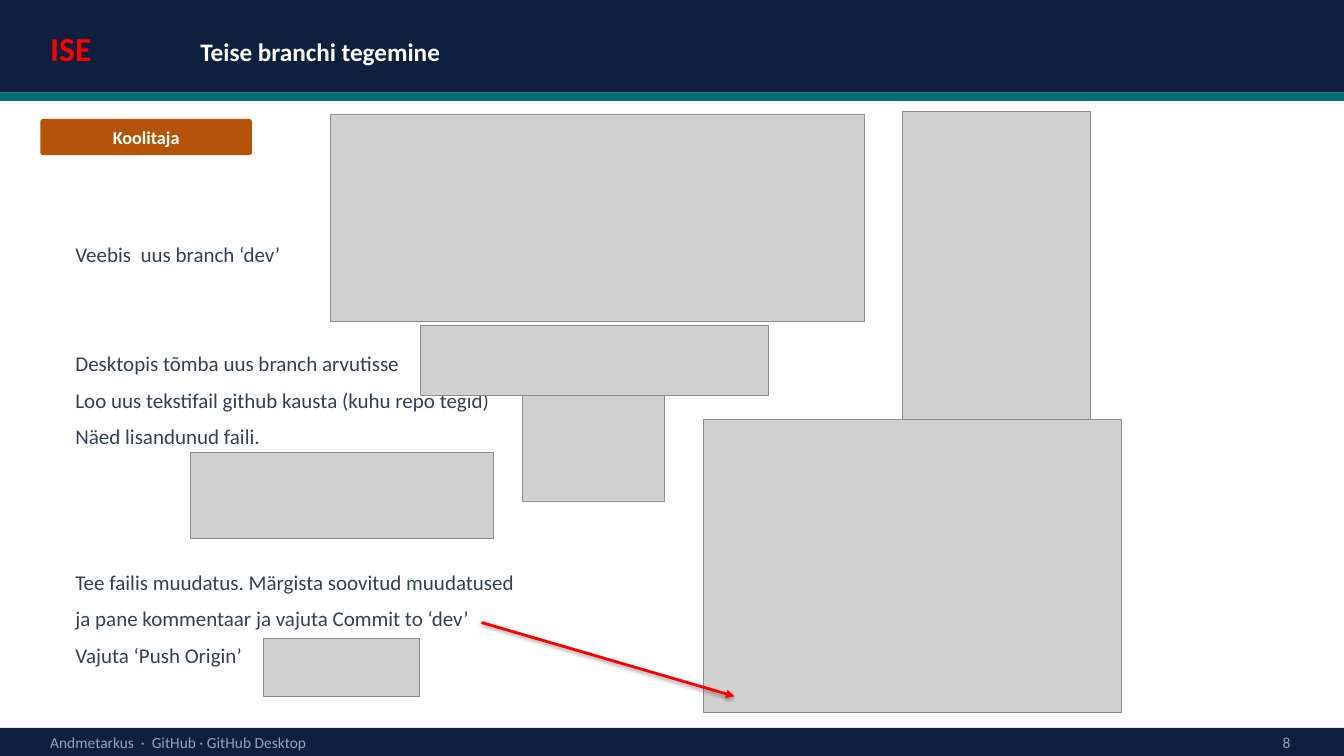
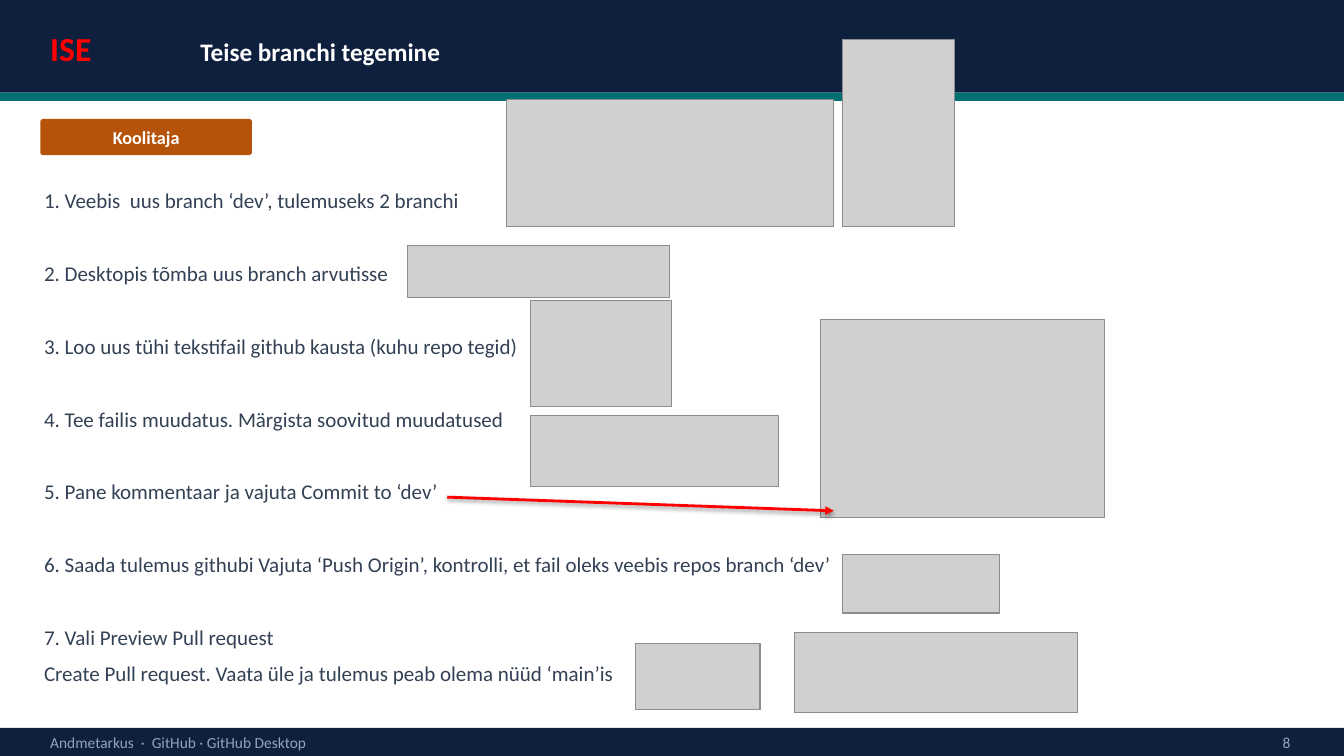
Before and after one commit to emilieabel/andmetarkus, a slide deck: slide 10 of Materjalid/Day15 AI Github/github-desktop-esitlus.pptx (slide 11 before the commit). Drawn at 1344x756 pixels with LibreOffice and Linux fonts; fonts in the diff are those of the drawing; grey boxes stand for pictures. Boxes give left, top, right and bottom in pixels: in the first picture for what was removed or moved away, otherwise in the second. Text is boxed around its words. In the diff, an @@ line names an element or a change of style, - is before the commit and + after.

```diff
--- a/Materjalid/Day15 AI Github/github-desktop-esitlus.pptx
+++ b/Materjalid/Day15 AI Github/github-desktop-esitlus.pptx
@@ picture: place and size @@
-picture at box(902, 111, 1091, 427)
+picture at box(843, 39, 955, 227)
@@ picture: place and size @@
-picture at box(331, 115, 864, 323)
+picture at box(507, 100, 834, 227)
@@ text at box(44, 193, 830, 685): text changed @@
-Veebis uus branch ‘dev’
-Desktopis tõmba uus branch arvutisse
-Loo uus tekstifail github kausta (kuhu repo tegid)
-Näed lisandunud faili.
-Tee failis muudatus. Märgista soovitud muudatused
-ja pane kommentaar ja vajuta Commit to ‘dev’
-Vajuta ‘Push Origin’
+1. Veebis uus branch ‘dev’, tulemuseks 2 branchi
+2. Desktopis tõmba uus branch arvutisse
+3. Loo uus tühi tekstifail github kausta (kuhu repo tegid)
+4. Tee failis muudatus. Märgista soovitud muudatused
+5. Pane kommentaar ja vajuta Commit to ‘dev’
+6. Saada tulemus githubi Vajuta ‘Push Origin’, kontrolli, et fail oleks veebis repos branch ‘dev’
+7. Vali Preview Pull request
+Create Pull request. Vaata üle ja tulemus peab olema nüüd ‘main’is
@@ picture: place and size @@
-picture at box(420, 326, 768, 395)
+picture at box(407, 245, 669, 297)
@@ picture: place and size @@
-picture at box(522, 395, 664, 501)
+picture at box(530, 300, 673, 406)
@@ picture: place and size @@
-picture at box(704, 420, 1122, 713)
+picture at box(821, 320, 1104, 517)
@@ picture: place and size @@
-picture at box(191, 453, 494, 539)
+picture at box(530, 415, 778, 486)
@@ arrow moved from (482, 623) - (735, 697) to (448, 497) - (834, 511) @@
@@ picture: place and size @@
-picture at box(263, 638, 420, 697)
+picture at box(843, 556, 1000, 614)
@@ picture added at box(636, 643, 760, 710) @@
@@ picture added at box(795, 633, 1078, 714) @@
```
Also in this commit, not shown: 7 other slides changed, 5 slides added, 4 slides removed, 16 other files.
